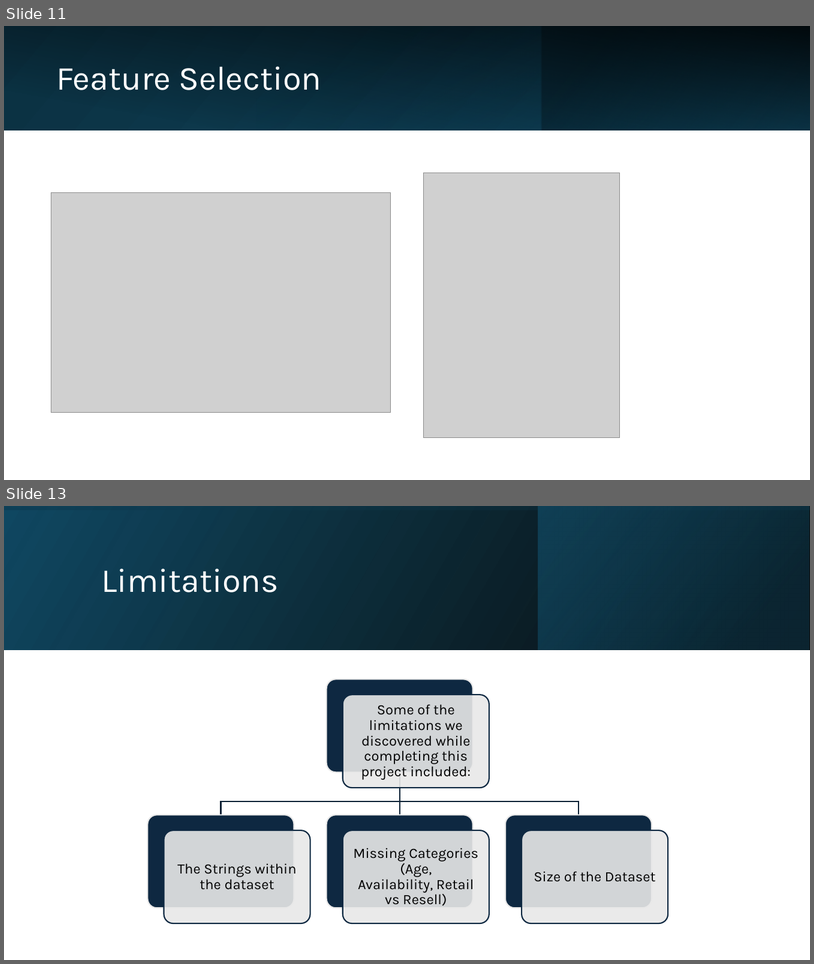
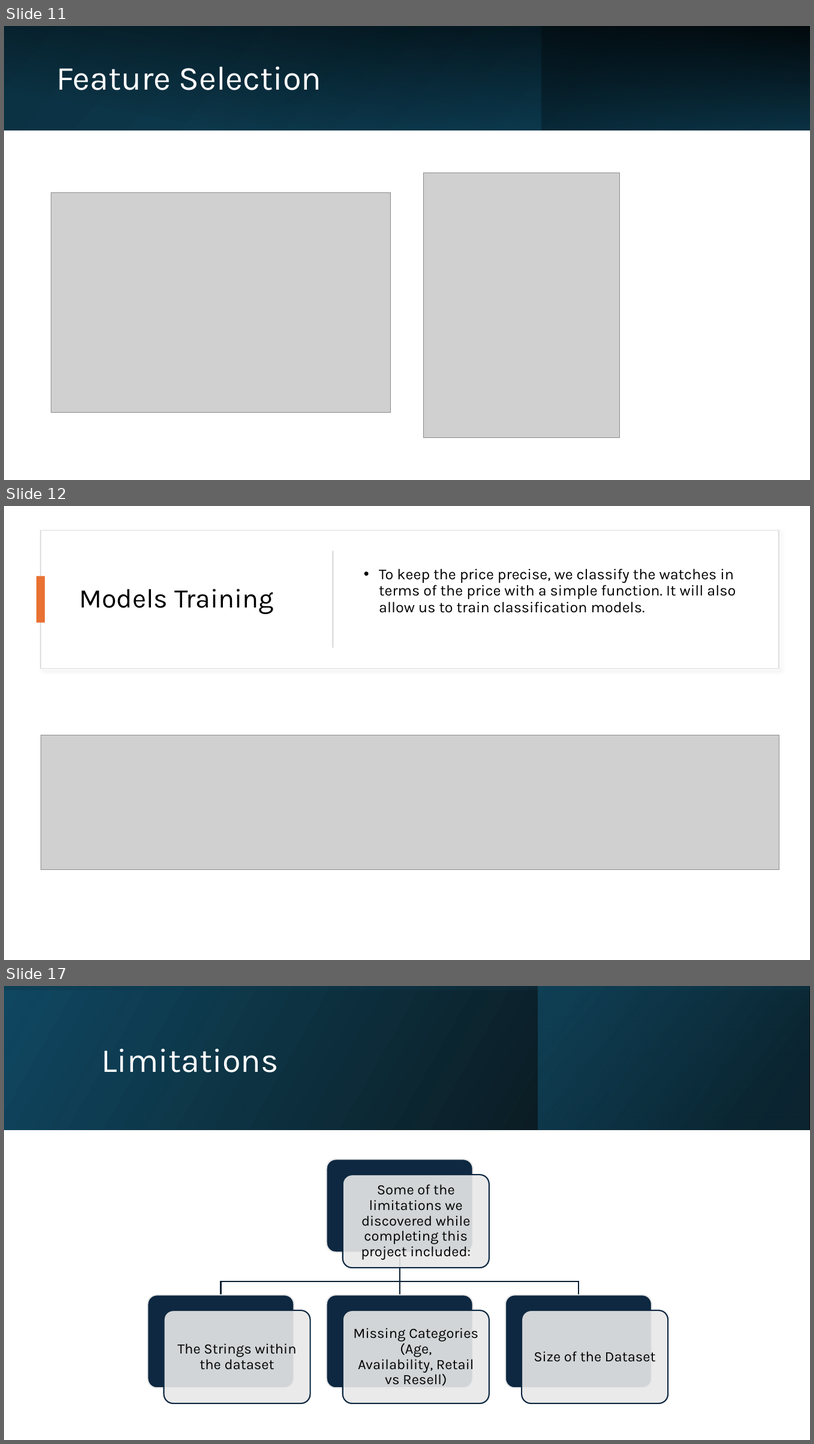
Before and after one commit to SDKELLY06/IEESP, a slide deck: AI Presentation.pptx. Shown one above the other, each under a label of ours: slides 11 and 13 before the commit, slides 11, 12 and 17 after it; the slides between them are not shown. The pictures are 814x964 and 814x1444 pixels, drawn with LibreOffice and Linux fonts; fonts in the diff are those of the drawing; grey boxes stand for pictures. Boxes give left, top, right and bottom in pixels: in the first picture for what was removed or moved away, otherwise in the second. Text is boxed around its words. In the diff, an @@ line names an element or a change of style, - is before the commit and + after.

```diff
--- a/AI Presentation.pptx
+++ b/AI Presentation.pptx
@@ slide 12 added at [4,506,810,960], background #FFFFFF @@
@@ rectangle added at [41,530,780,668], fill #FFFFFF, outline #DEDEDE 1 pt @@
@@ rectangle added at [332,551,333,648], fill #D5D5D5 @@
@@ rectangle added at [36,576,45,623], fill #E97132 @@
@@ text added at [379,568,736,613], 18 pt, text #000000 @@
+• To keep the price precise, we classify the watches in terms of the price with a simple function. It will also allow us to train classification models.
@@ title added at [79,589,274,614], 32 pt, text #000000 @@
+Models Training
@@ picture added at [41,735,780,870] @@
@@ what was slide 13 is now slide 17 @@
```
Also in this commit, not shown: 5 slides changed, 3 other slides added, 1 other file.
